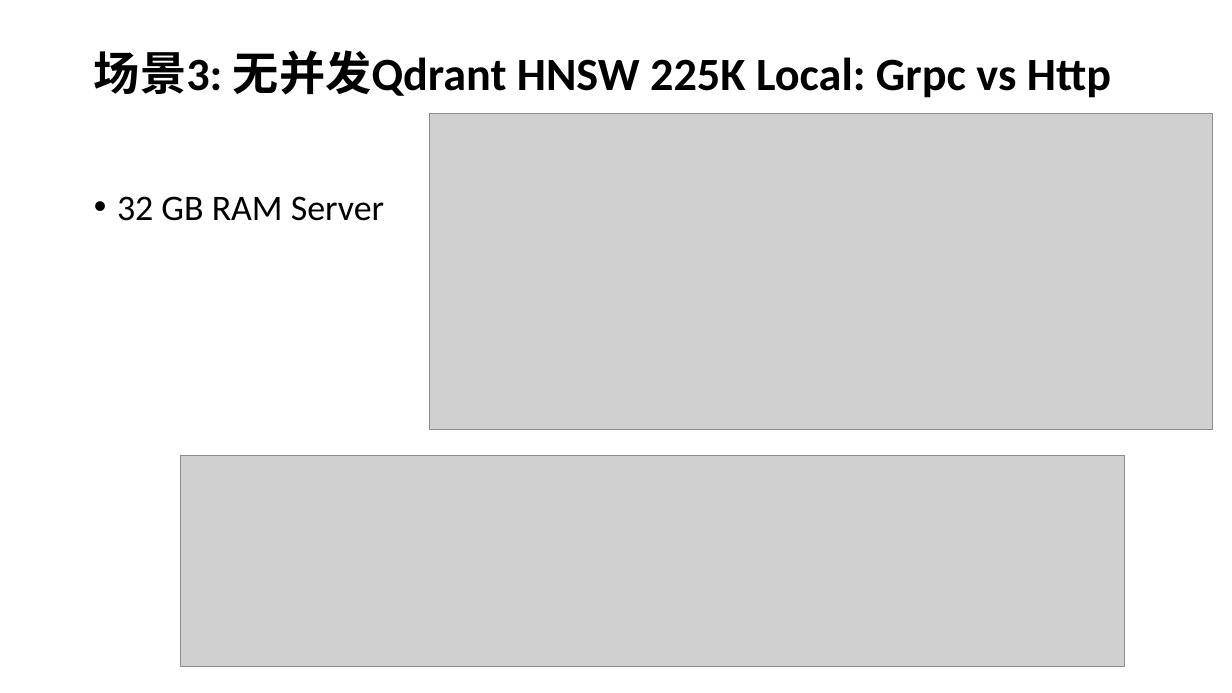
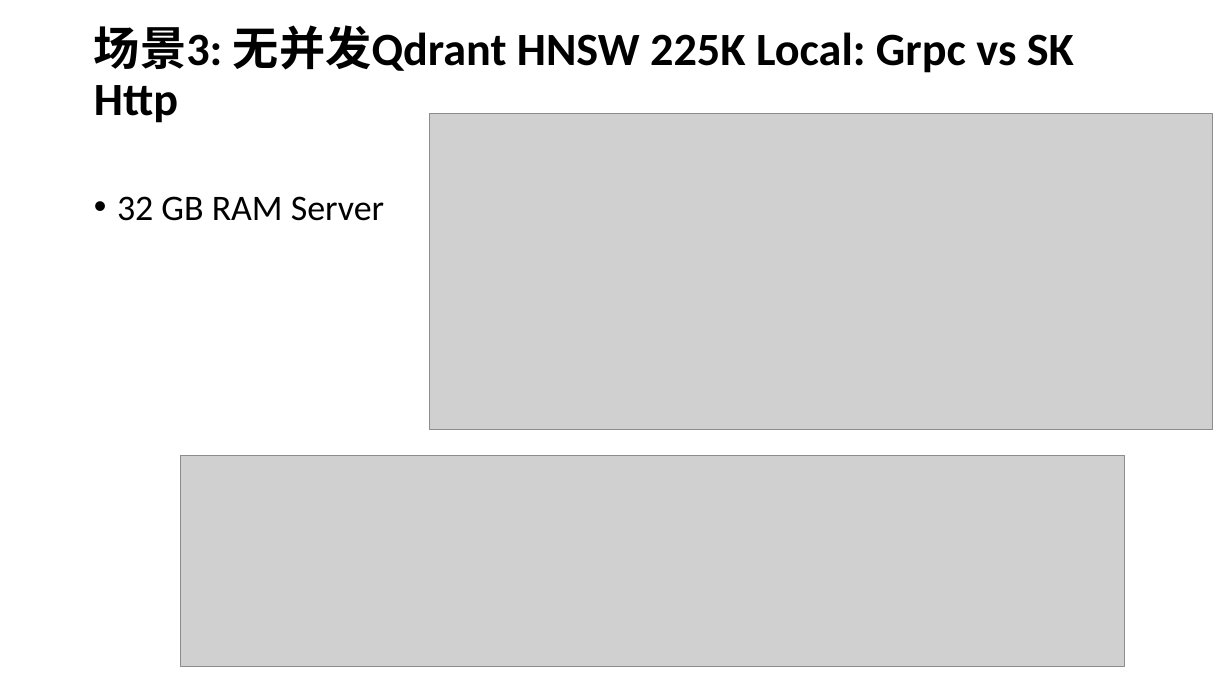
Before and after one commit to AwesomeYuer/PostgreSQL.PgVector.Performance, a slide deck: slide 15 of Vector.DataBases.And.Performance.Awesome.Yuer.pptx. Drawn at 1232x693 pixels with LibreOffice and Linux fonts; fonts in the diff are those of the drawing; grey boxes stand for pictures. Boxes give left, top, right and bottom in pixels: in the first picture for what was removed or moved away, otherwise in the second. Text is boxed around its words. In the diff, an @@ line names an element or a change of style, - is before the commit and + after.

```diff
--- a/Vector.DataBases.And.Performance.Awesome.Yuer.pptx
+++ b/Vector.DataBases.And.Performance.Awesome.Yuer.pptx
@@ title at <box>94,25,1074,123</box>: text changed @@
-场景3: 无并发Qdrant HNSW 225K Local: Grpc vs Http
+场景3: 无并发Qdrant HNSW 225K Local: Grpc vs SK Http
```
Also in this commit, not shown: 2 other slides changed, 2 other files.
